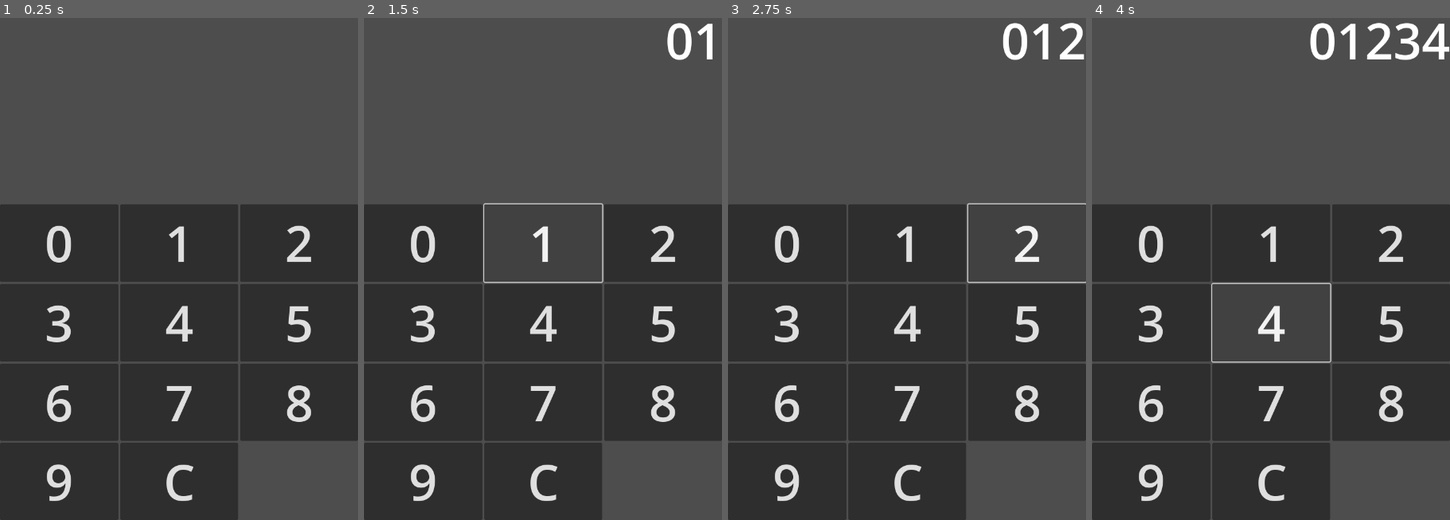
Above: before the commit, frames 1-4 (left to right).
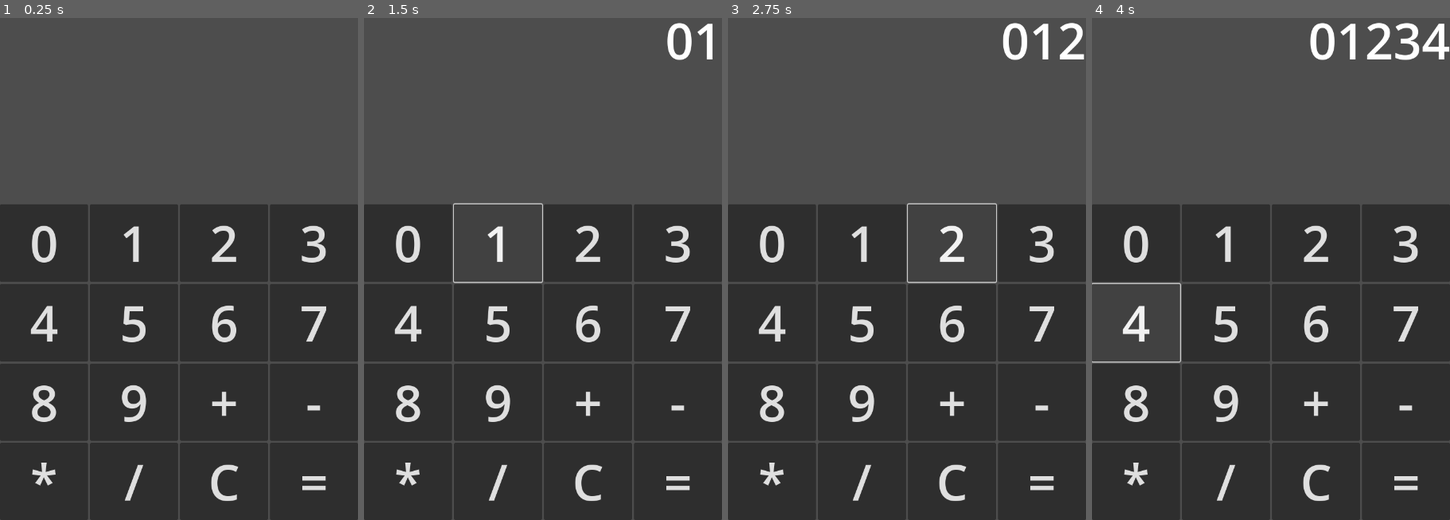
Above: after the commit, the same moments.

Repository: ppagdev/wrongculator-android
Game: Godot game, scene res://scenes/main.tscn
Same seed, same stepped clock (60 frames per second), same inputs: the game is played once before the commit and once after it.
Inputs:
- Up to frame 1 (0.25 s): no input
- Up to frame 2 (1.5 s): click "0" at 0.5 s; click "1" at 1.25 s
- Up to frame 3 (2.75 s): click "2" at 2 s
- Up to frame 4 (4 s): click "3" at 2.75 s; click "4" at 3.5 s

The runs differ from the first frame. In frame 1, 11% of the frame differs, in the area x 8-100%, y 37-100%; in frame 2, 11%; in frame 3, 12%; in frame 4, 12%, in the area x 0-100%, y 37-100%.

Commit message:
added expression parsing and evaluating

Diff:
--- a/scenes/main.tscn
+++ b/scenes/main.tscn
@@ -32,7 +32,7 @@
 [node name="GridContainer" type="GridContainer" parent="VSplitContainer"]
 layout_mode = 2
 size_flags_vertical = 3
-columns = 3
+columns = 4
 
 [node name="Button0" type="Button" parent="VSplitContainer/GridContainer"]
 layout_mode = 2
@@ -104,6 +104,34 @@
 theme_override_font_sizes/font_size = 100
 text = "9"
 
+[node name="ButtonAdd" type="Button" parent="VSplitContainer/GridContainer"]
+layout_mode = 2
+size_flags_horizontal = 3
+size_flags_vertical = 3
+theme_override_font_sizes/font_size = 100
+text = "+"
+
+[node name="ButtonSubtract" type="Button" parent="VSplitContainer/GridContainer"]
+layout_mode = 2
+size_flags_horizontal = 3
+size_flags_vertical = 3
+theme_override_font_sizes/font_size = 100
+text = "-"
+
+[node name="ButtonMultiply" type="Button" parent="VSplitContainer/GridContainer"]
+layout_mode = 2
+size_flags_horizontal = 3
+size_flags_vertical = 3
+theme_override_font_sizes/font_size = 100
+text = "*"
+
+[node name="ButtonDivide" type="Button" parent="VSplitContainer/GridContainer"]
+layout_mode = 2
+size_flags_horizontal = 3
+size_flags_vertical = 3
+theme_override_font_sizes/font_size = 100
+text = "/"
+
 [node name="ButtonClr" type="Button" parent="VSplitContainer/GridContainer"]
 layout_mode = 2
 size_flags_horizontal = 3
@@ -111,14 +139,26 @@
 theme_override_font_sizes/font_size = 100
 text = "C"
 
-[connection signal="pressed" from="VSplitContainer/GridContainer/Button0" to="." method="_on_button_pressed" binds= [0]]
-[connection signal="pressed" from="VSplitContainer/GridContainer/Button1" to="." method="_on_button_pressed" binds= [1]]
-[connection signal="pressed" from="VSplitContainer/GridContainer/Button2" to="." method="_on_button_pressed" binds= [2]]
-[connection signal="pressed" from="VSplitContainer/GridContainer/Button3" to="." method="_on_button_pressed" binds= [3]]
-[connection signal="pressed" from="VSplitContainer/GridContainer/Button4" to="." method="_on_button_pressed" binds= [4]]
-[connection signal="pressed" from="VSplitContainer/GridContainer/Button5" to="." method="_on_button_pressed" binds= [5]]
-[connection signal="pressed" from="VSplitContainer/GridContainer/Button6" to="." method="_on_button_pressed" binds= [6]]
-[connection signal="pressed" from="VSplitContainer/GridContainer/Button7" to="." method="_on_button_pressed" binds= [7]]
-[connection signal="pressed" from="VSplitContainer/GridContainer/Button8" to="." method="_on_button_pressed" binds= [8]]
-[connection signal="pressed" from="VSplitContainer/GridContainer/Button9" to="." method="_on_button_pressed" binds= [9]]
+[node name="ButtonEquals" type="Button" parent="VSplitContainer/GridContainer"]
+layout_mode = 2
+size_flags_horizontal = 3
+size_flags_vertical = 3
+theme_override_font_sizes/font_size = 100
+text = "="
+
+[connection signal="pressed" from="VSplitContainer/GridContainer/Button0" to="." method="_on_button_pressed" binds= ["0"]]
+[connection signal="pressed" from="VSplitContainer/GridContainer/Button1" to="." method="_on_button_pressed" binds= ["1"]]
+[connection signal="pressed" from="VSplitContainer/GridContainer/Button2" to="." method="_on_button_pressed" binds= ["2"]]
+[connection signal="pressed" from="VSplitContainer/GridContainer/Button3" to="." method="_on_button_pressed" binds= ["3"]]
+[connection signal="pressed" from="VSplitContainer/GridContainer/Button4" to="." method="_on_button_pressed" binds= ["4"]]
+[connection signal="pressed" from="VSplitContainer/GridContainer/Button5" to="." method="_on_button_pressed" binds= ["5"]]
+[connection signal="pressed" from="VSplitContainer/GridContainer/Button6" to="." method="_on_button_pressed" binds= ["6"]]
+[connection signal="pressed" from="VSplitContainer/GridContainer/Button7" to="." method="_on_button_pressed" binds= ["7"]]
+[connection signal="pressed" from="VSplitContainer/GridContainer/Button8" to="." method="_on_button_pressed" binds= ["8"]]
+[connection signal="pressed" from="VSplitContainer/GridContainer/Button9" to="." method="_on_button_pressed" binds= ["9"]]
+[connection signal="pressed" from="VSplitContainer/GridContainer/ButtonAdd" to="." method="_on_button_pressed" binds= ["+"]]
+[connection signal="pressed" from="VSplitContainer/GridContainer/ButtonSubtract" to="." method="_on_button_pressed" binds= ["-"]]
+[connection signal="pressed" from="VSplitContainer/GridContainer/ButtonMultiply" to="." method="_on_button_pressed" binds= ["*"]]
+[connection signal="pressed" from="VSplitContainer/GridContainer/ButtonDivide" to="." method="_on_button_pressed" binds= ["/"]]
 [connection signal="pressed" from="VSplitContainer/GridContainer/ButtonClr" to="." method="_on_button_clr_pressed"]
+[connection signal="pressed" from="VSplitContainer/GridContainer/ButtonEquals" to="." method="_on_button_equals_pressed"]
--- a/scripts/main.gd
+++ b/scripts/main.gd
@@ -5,19 +5,37 @@
 func _ready():
 	print("WRONGCULATOR IS NOW ACTIVE!!!")
 
+func evaluateExpression():
+	var display = get_node("VSplitContainer/Label")
+	var expression = Expression.new()
+	if expression.parse(display.text):
+		resetDisplay()
+		appendToDisplay("ERROR")
+		return
+	var result = str(expression.execute())
+	resetDisplay()
+	appendToDisplay(result)
+
 func resetDisplay():
 	var display = get_node("VSplitContainer/Label")
 	display.text = ""
 
 func appendToDisplay(arg):
 	var display = get_node("VSplitContainer/Label")
+	if display.text == "ERROR":
+		resetDisplay()
 	if display.text.length() >= 8:
+		display.text = display.text.substr(0,8)
 		return
 	display.text += arg
 
 func _on_button_pressed(arg):
-	appendToDisplay(str(arg))
+	appendToDisplay(arg)
 
 
 func _on_button_clr_pressed():
 	resetDisplay()
+
+
+func _on_button_equals_pressed():
+	evaluateExpression()
